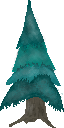
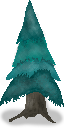
Layered file, before and after one edit (64x128). Changes by layer:
added layer "Layer 3" (24%) above "Vector Smart Object" over <box>0,90,64,128</box>
painted on "Vector Smart Object" over <box>0,0,64,128</box>
added layer "Layer 2" over <box>0,0,64,128</box>
